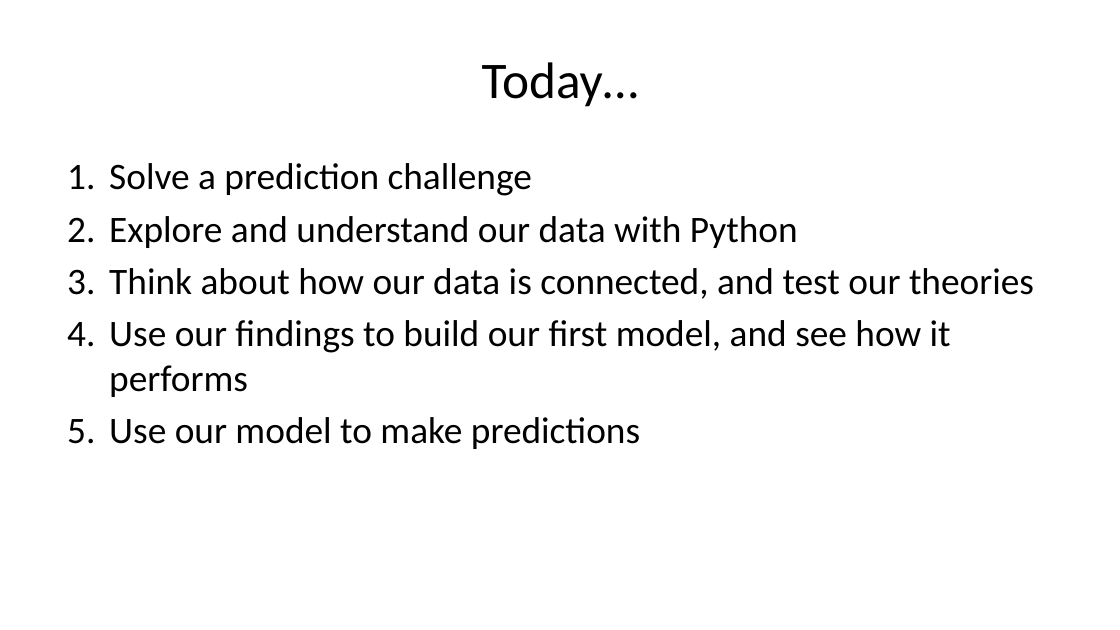
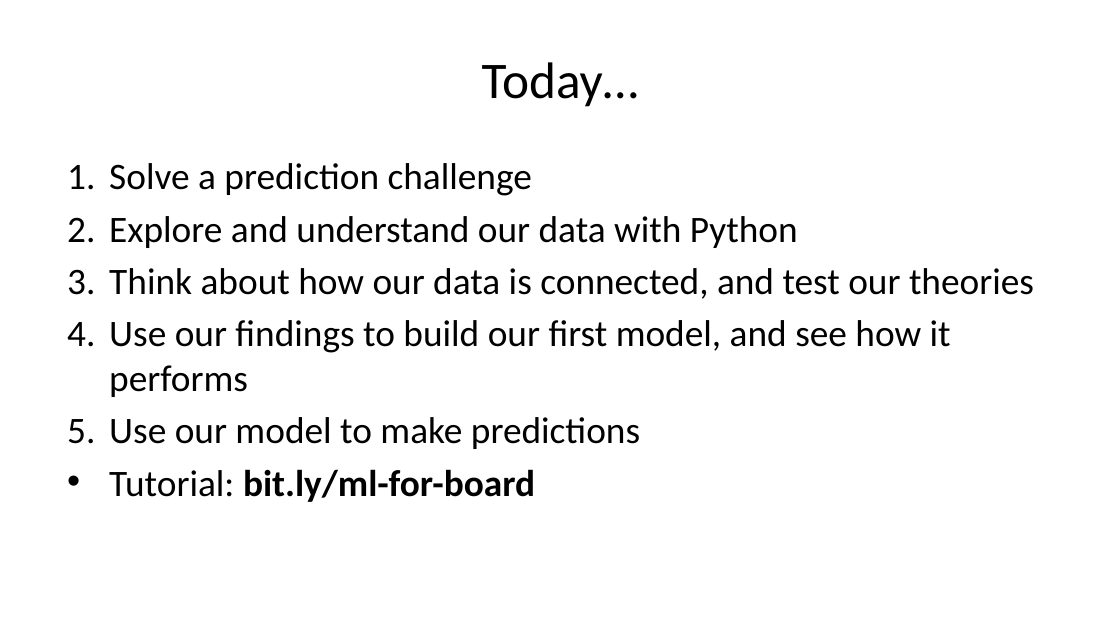
Before and after one commit to AndreasVarotsis/applied-modelling, a slide deck: slide 2 of slides/modelling-tutorial-senior-leaders-ppt.pptx. Drawn at 1120x630 pixels with LibreOffice and Linux fonts; fonts in the diff are those of the drawing. Boxes give left, top, right and bottom in pixels: in the first picture for what was removed or moved away, otherwise in the second. Text is boxed around its words. In the diff, an @@ line names an element or a change of style, - is before the commit and + after.

```diff
--- a/slides/modelling-tutorial-senior-leaders-ppt.pptx
+++ b/slides/modelling-tutorial-senior-leaders-ppt.pptx
@@ text at (x1=109, y1=469, x2=535, y2=502): paragraph added @@
+• Tutorial: bit.ly/ml-for-board
```
Also in this commit, not shown: 8 other slides changed, 5 slides added, 1 slide removed, 7 other files.
